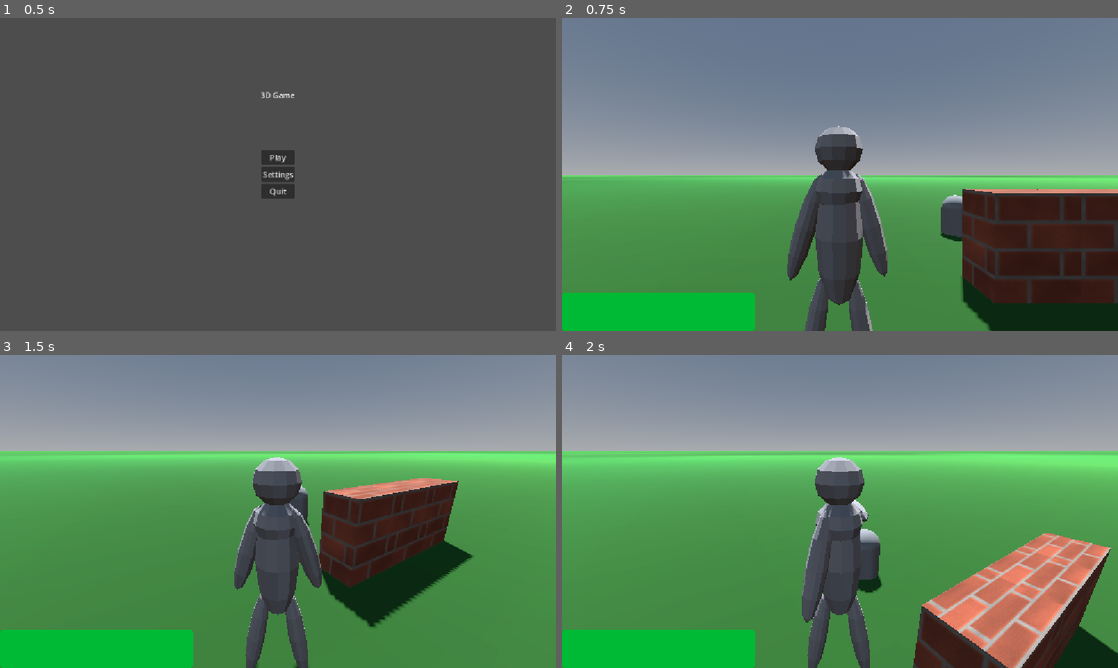
Above: before the commit, frames 1-4 (two rows, left to right).
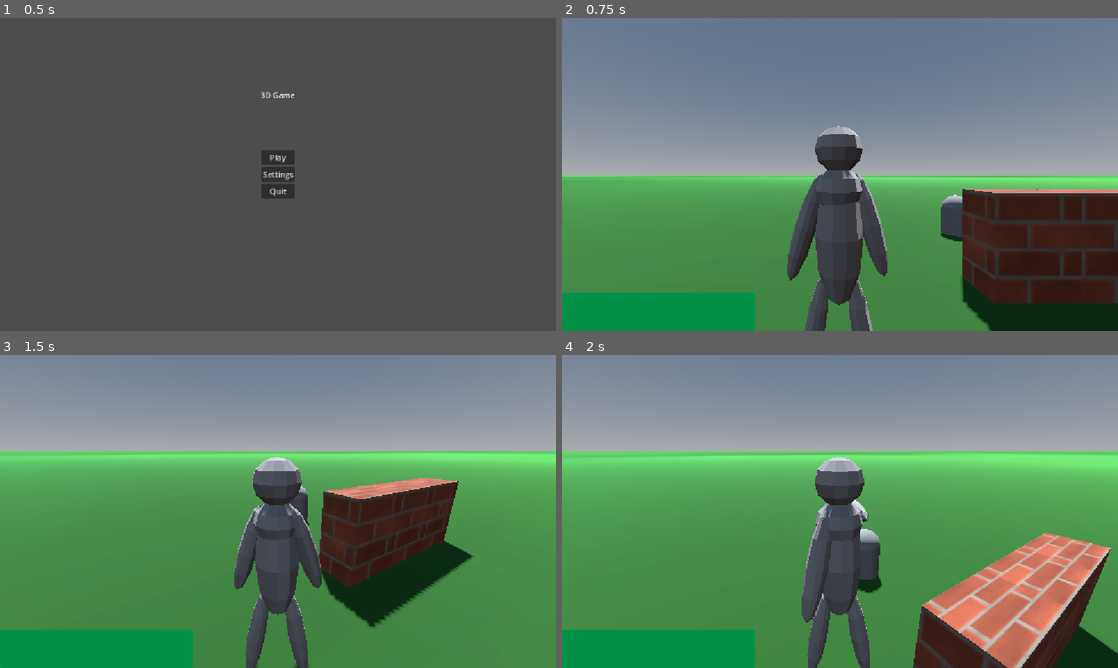
Above: after the commit, the same moments.

Repository: AttilaB-7299/3d-game
Game: Godot game, scene res://UI/Menu/main_menu.tscn
Same seed, same stepped clock (60 frames per second), same inputs: the game is played once before the commit and once after it.
Inputs (mouse positions are in pixels of both pictures, inside the frame that each line leads up to):
- Up to frame 1 (0.5 s): no input
- Up to frame 2 (0.75 s): click "Play" at 0.5 s
- Up to frame 3 (1.5 s): tap Enter at 1.25 s; move the mouse to (305, 511) at 1.27 s; hold W (move forward) from 1.28 s (still down); click (305, 511) at 1.35 s
- Up to frame 4 (2 s): keep holding W (move forward); tap Space (jump) at 1.52 s

Frame 1 is identical in both runs. In frame 2, 4.2% of the frame differs, in the area x 0-35%, y 87-100%; in frame 3, 4.2%; in frame 4, 4.2%.

Commit message:
made health bar flicker from red to gray on damage taken

Diff:
--- a/Models/Player/player.gd
+++ b/Models/Player/player.gd
@@ -1,5 +1,6 @@
 extends CharacterBody3D
 class_name Player
+signal took_damage
 const SPEED = 5.0
 const JUMP_VELOCITY = 5.5
 const GRAV_MULTIPLIER = 1.5
@@ -20,6 +21,9 @@
 	return MAX_HEALTH
 func getHealth():
 	return health
+func damage(damage: int):
+	health -= damage
+	took_damage.emit()
 func setHealth(newHealth: int):
 	health = newHealth
 func attackAmount():
@@ -48,9 +52,6 @@
 	handleAttack()
 	handleMovement()
 	handleJump()
-	if Input.is_action_just_pressed("reload"):
-		get_tree().call_deferred("reload_current_scene")
-
 	if Input.is_action_just_pressed("quit"):
 		get_tree().quit()
 	# Get the input direction and handle the movement/deceleration.
--- a/Scenes/HealthBar.tscn
+++ b/Scenes/HealthBar.tscn
@@ -1,20 +1,6 @@
 [gd_scene format=3 uid="uid://cv1ojaqjgvlnm"]
 
 [ext_resource type="Script" uid="uid://xqwa33434mbi" path="res://Scripts/health_bar.gd" id="1_1f0m8"]
-
-[sub_resource type="StyleBoxFlat" id="StyleBoxFlat_175jx"]
-bg_color = Color(0.6276721, 0.051875025, 9.62615e-08, 1)
-corner_radius_top_left = 6
-corner_radius_top_right = 6
-corner_radius_bottom_right = 6
-corner_radius_bottom_left = 6
-
-[sub_resource type="StyleBoxFlat" id="StyleBoxFlat_lsdkc"]
-bg_color = Color(0, 0.72993, 0.20866084, 1)
-corner_radius_top_left = 6
-corner_radius_top_right = 6
-corner_radius_bottom_right = 6
-corner_radius_bottom_left = 6
 
 [node name="HealthBar" type="CanvasLayer" unique_id=317919888]
 script = ExtResource("1_1f0m8")
@@ -27,5 +13,3 @@
 offset_top = -79.0
 offset_right = 96.0
 grow_vertical = 0
-theme_override_styles/background = SubResource("StyleBoxFlat_175jx")
-theme_override_styles/fill = SubResource("StyleBoxFlat_lsdkc")
--- a/Scenes/world.tscn
+++ b/Scenes/world.tscn
@@ -134,4 +134,5 @@
 [node name="Enemy" parent="." unique_id=1821107149 instance=ExtResource("6_5ukr8")]
 transform = Transform3D(1, 0, 0, 0, 1, 0, 0, 0, 1, 4.5969467, 0, -5.932735)
 
-[node name="HealthBar" parent="." unique_id=317919888 instance=ExtResource("8_k7acu")]
+[node name="HealthBar" parent="." unique_id=317919888 node_paths=PackedStringArray("player") instance=ExtResource("8_k7acu")]
+player = NodePath("../Player")
--- a/Scripts/health_bar.gd
+++ b/Scripts/health_bar.gd
@@ -1,17 +1,57 @@
 extends CanvasLayer
 
 @onready var health_bar: ProgressBar = $healthBar
-var player: Player
+#var player: Player
+@export var player: Player
 
 func _ready() -> void:
+	health_bar.show_percentage = false
+	#var red := StyleBoxFlat.new()
+	#red.bg_color = Color(0.783, 0.0, 0.088, 1.0)
+	#red.set_corner_radius_all(6)
+	var green := StyleBoxFlat.new()
+	green.bg_color = Color(0.0, 0.57, 0.277, 1.0)
+	green.set_corner_radius_all(6)
+	var gray := StyleBoxFlat.new()
+	gray.bg_color = Color(0.39, 0.39, 0.39, 1.0)
+	gray.set_corner_radius_all(6)
+	health_bar.add_theme_stylebox_override("background", gray)
+	health_bar.add_theme_stylebox_override("fill", green)
 	await get_tree().process_frame
-	health_bar.show_percentage = false
-	player = get_tree().get_first_node_in_group("player") as Player
+	#player = get_tree().get_first_node_in_group("player") as Player
+
 	health_bar.max_value = player.maxHealth()
 	health_bar.value = player.getHealth()
 
+
+	player.connect("took_damage", func():
+		#print_debug("HERE")\
+		print_debug("emitted :)")
+		var red := StyleBoxFlat.new()
+		red.bg_color = Color(0.783, 0.0, 0.088, 1.0)
+		red.set_corner_radius_all(6)
+		gray.bg_color = Color(0.39, 0.39, 0.39, 1.0)
+		gray.set_corner_radius_all(6)
+		health_bar.add_theme_stylebox_override("background", red)
+		print_debug("SETTING RED")
+		await get_tree().create_timer(0.25).timeout
+		health_bar.add_theme_stylebox_override("background", gray)
+		print_debug("REVERTING TO GRAY")
+		)
+
 func _process(_delta: float) -> void:
+	#var red := StyleBoxFlat.new()
+	#red.bg_color = Color(0.783, 0.0, 0.088, 1.0)
+	#red.set_corner_radius_all(6)
+	#var gray := StyleBoxFlat.new()
+	#gray.bg_color = Color(0.39, 0.39, 0.39, 1.0)
+	#gray.set_corner_radius_all(6)
 	health_bar.value = player.getHealth()
+	#if (player.took_damage):
+		#health_bar.add_theme_stylebox_override("background", red)
+		#await get_tree().create_timer(2.0).timeout
+		#health_bar.add_theme_stylebox_override("background", gray)
+
 
 func upgrade_max_health(bonus_amount: int) -> void:
 	player.changeMaxHealth(bonus_amount)
--- a/Scripts/killzone.gd
+++ b/Scripts/killzone.gd
@@ -33,7 +33,7 @@
 
 func hurt(player: Player) -> void:
 	if current_owner is not Player:
-		player.setHealth(player.getHealth() - 1)
+		player.damage(1)
 		print(player.getHealth())
 		can_hurt = false
 
